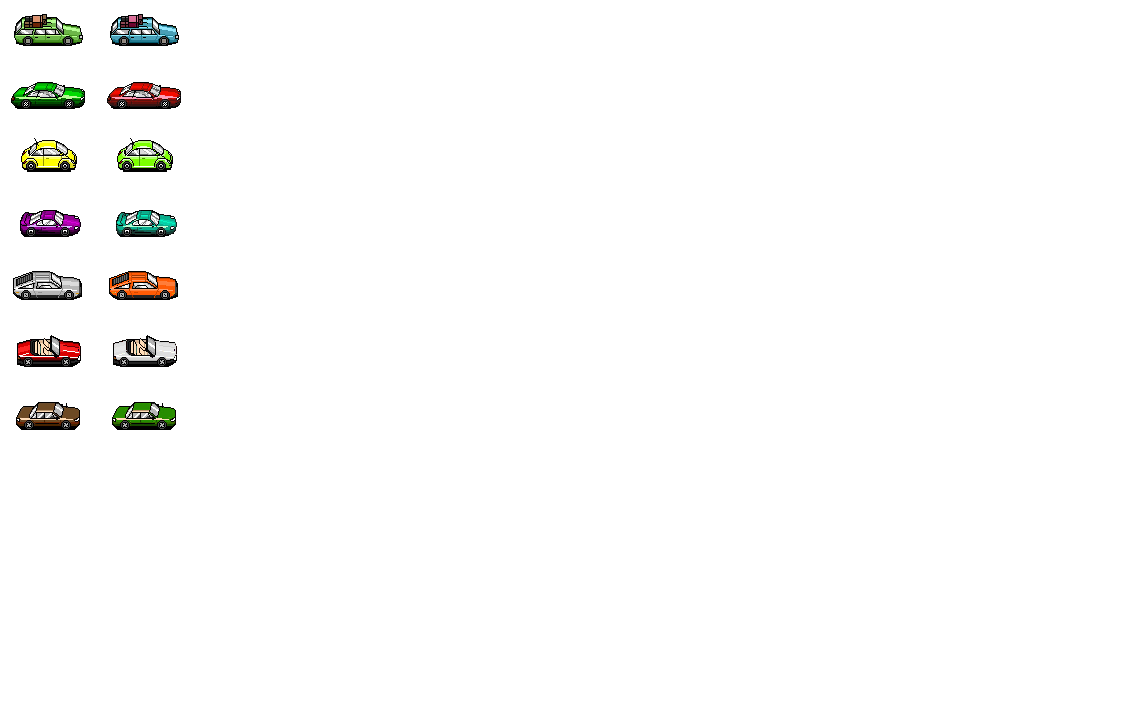
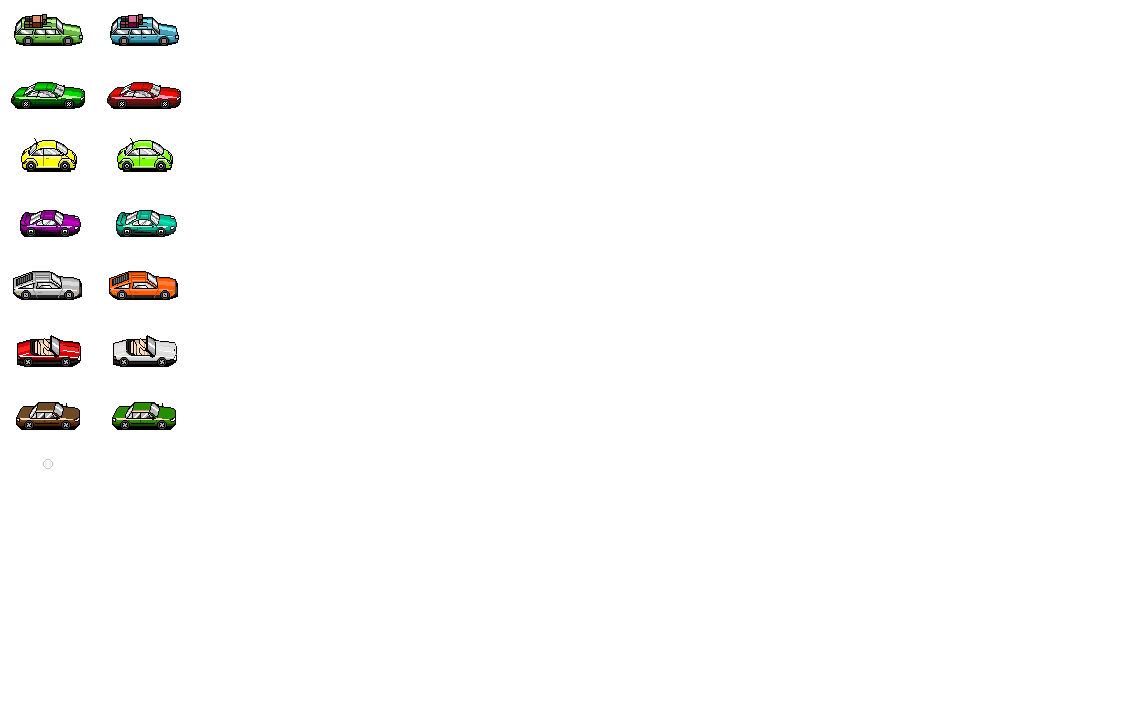
Layered file, before and after one edit (1135×703). Changes by layer:
painted on "Layer 0" over [43, 459, 53, 469]
